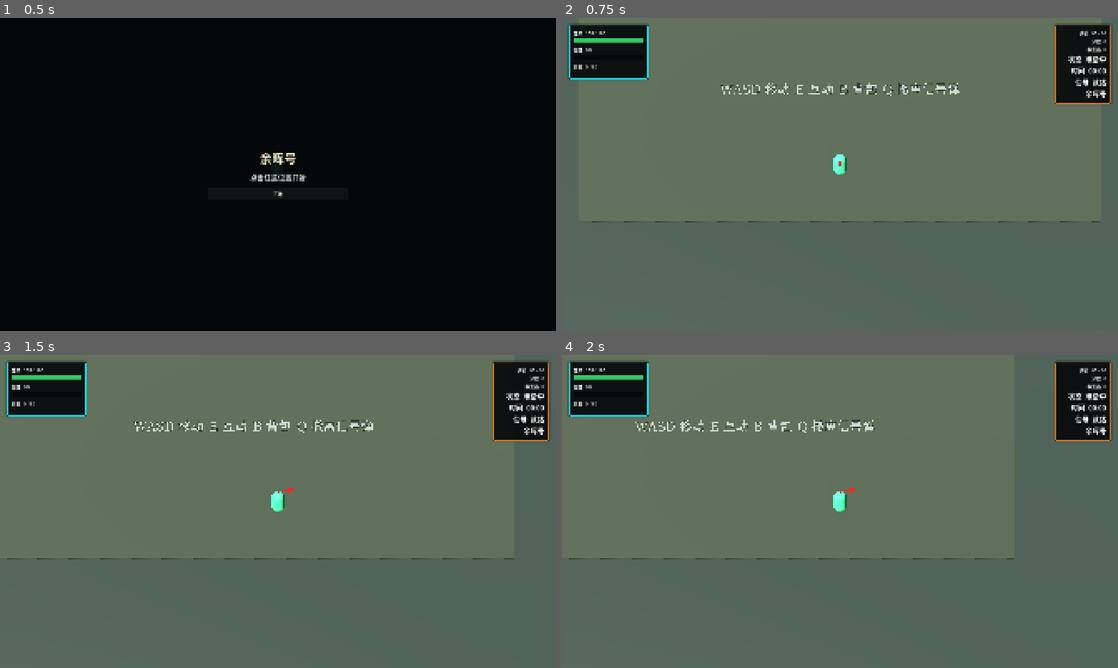
Above: before the commit, frames 1-4 (two rows, left to right).
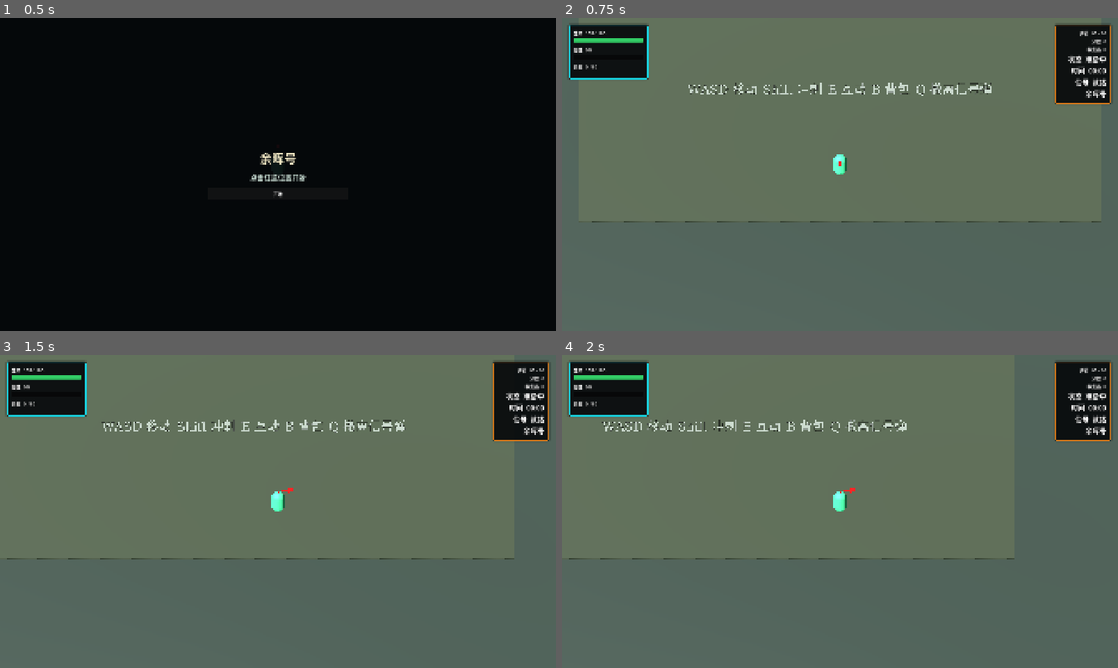
Above: after the commit, the same moments.

Repository: SampsonYW/12345
Game: Godot game, scene res://scenes/game_3d.tscn
The game is run twice, just before and just after one commit, with the same random seed, the same clock (stepped at 60 frames per second) and the same inputs.
Inputs (mouse positions are in pixels of both pictures, inside the frame that each line leads up to):
- Up to frame 1 (0.5 s): no input
- Up to frame 2 (0.75 s): click "开始" at 0.5 s
- Up to frame 3 (1.5 s): tap Enter at 1.25 s; move the mouse to (400, 495) at 1.27 s; hold D (move_right) from 1.28 s (still down); hold E (interact) from 1.28 s (still down); click (400, 495) at 1.42 s
- Up to frame 4 (2 s): keep holding D (move_right); keep holding E (interact); tap Space at 1.52 s

Frame 1 is identical in both runs. In frame 2, 0.9% of the frame differs, in the area x 22-78%, y 20-25%; in frame 3, 0.9%, in the area x 18-73%, y 20-25%; in frame 4, 0.9%.

Commit message:
docs: add a dash hint in Afterglow Express

Diff:
--- a/scenes/afterglow_map.tscn
+++ b/scenes/afterglow_map.tscn
@@ -164,7 +164,7 @@
 render_priority = 10
 modulate = Color(0.88, 0.94, 0.9, 0.85)
 outline_modulate = Color(0.02, 0.03, 0.03, 0.7)
-text = "WASD 移动  E 互动  B 背包  Q 撤离信号弹"
+text = "WASD 移动  Shift 冲刺  E 互动  B 背包  Q 撤离信号弹"
 font = SubResource("FontFile_plkho")
 font_size = 144
 outline_size = 6
